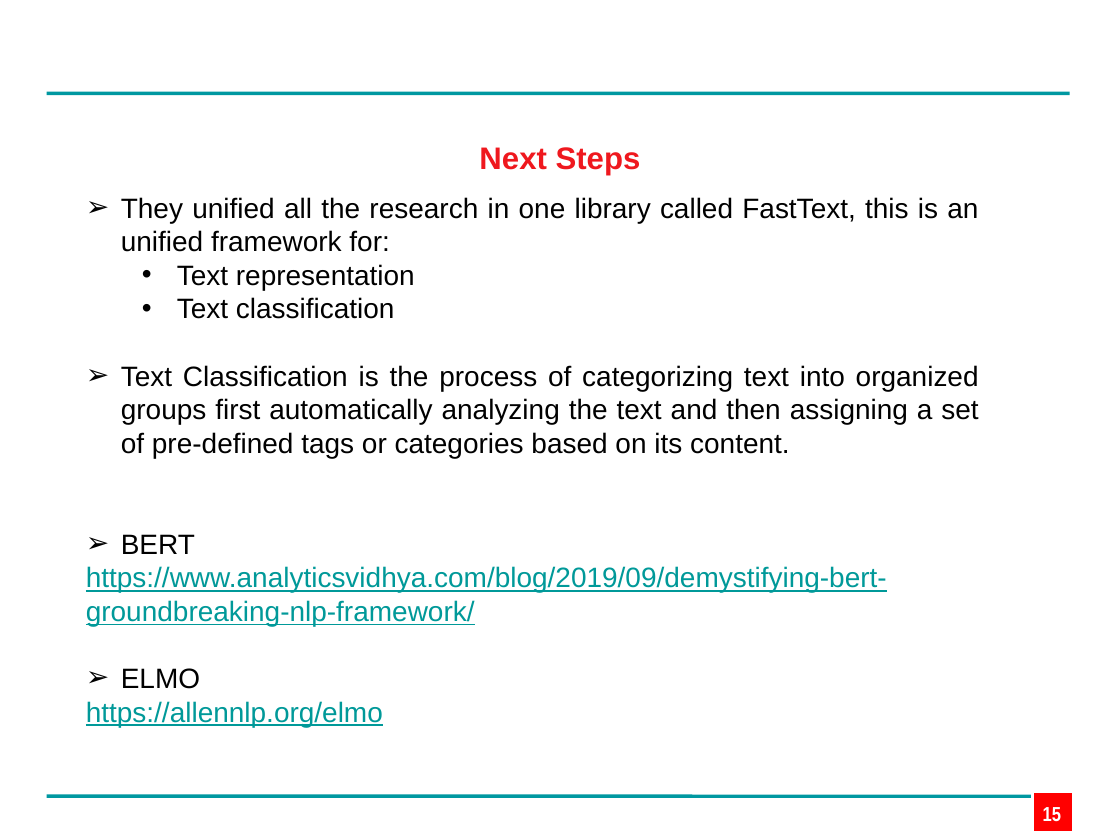
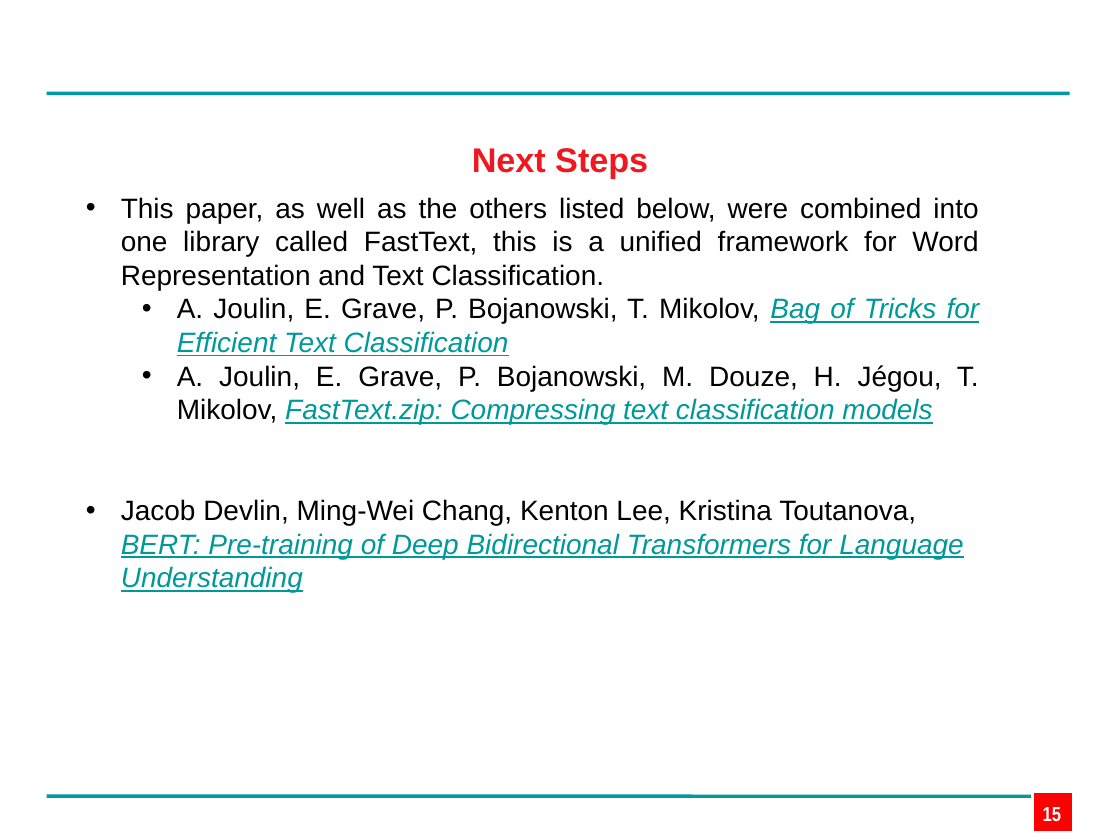
Before and after one commit to edpape007/NLP, a slide deck: slide 15 of Presentation_Subword.pptx. Drawn at 1120x840 pixels with LibreOffice and Linux fonts; fonts in the diff are those of the drawing; background and template pictures are left out. Boxes give left, top, right and bottom in pixels: in the first picture for what was removed or moved away, otherwise in the second. Text is boxed around its words. In the diff, an @@ line names an element or a change of style, - is before the commit and + after.

```diff
--- a/Presentation_Subword.pptx
+++ b/Presentation_Subword.pptx
@@ text "Next Steps" at (472,148,648,178): size 20 to 22 pt @@
@@ text at (121,197,980,592): text changed @@
-➢ They unified all the research in one library called FastText, this is an unified framework for:
-  • Text representation
-  • Text classification
-➢ Text Classification is the process of categorizing text into organized groups first automatically analyzing the text and then assigning a set of pre-defined tags or categories based on its content.
-➢ BERT
-https://www.analyticsvidhya.com/blog/2019/09/demystifying-bert-groundbreaking-nlp-framework/
-➢ ELMO
-https://allennlp.org/elmo
+• This paper, as well as the others listed below, were combined into one library called FastText, this is a unified framework for Word Representation and Text Classification.
+  • A. Joulin, E. Grave, P. Bojanowski, T. Mikolov, Bag of Tricks for Efficient Text Classification
+  • A. Joulin, E. Grave, P. Bojanowski, M. Douze, H. Jégou, T. Mikolov, FastText.zip: Compressing text classification models
+• Jacob Devlin, Ming-Wei Chang, Kenton Lee, Kristina Toutanova, BERT: Pre-training of Deep Bidirectional Transformers for Language Understanding
```
Also in this commit, not shown: 10 other slides changed.
